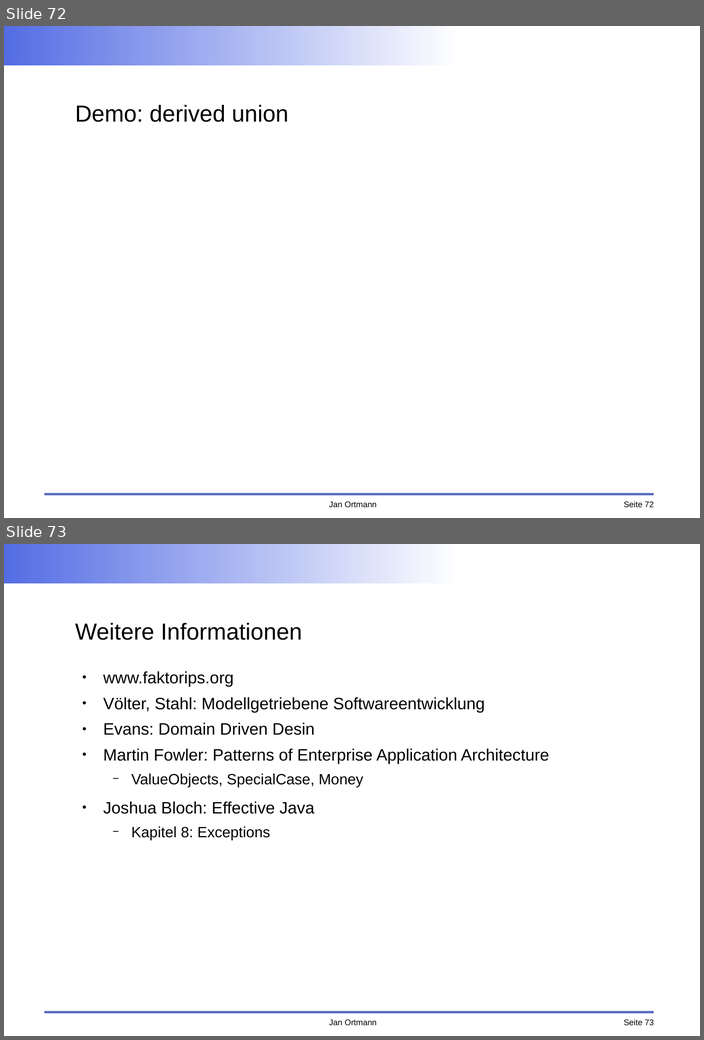
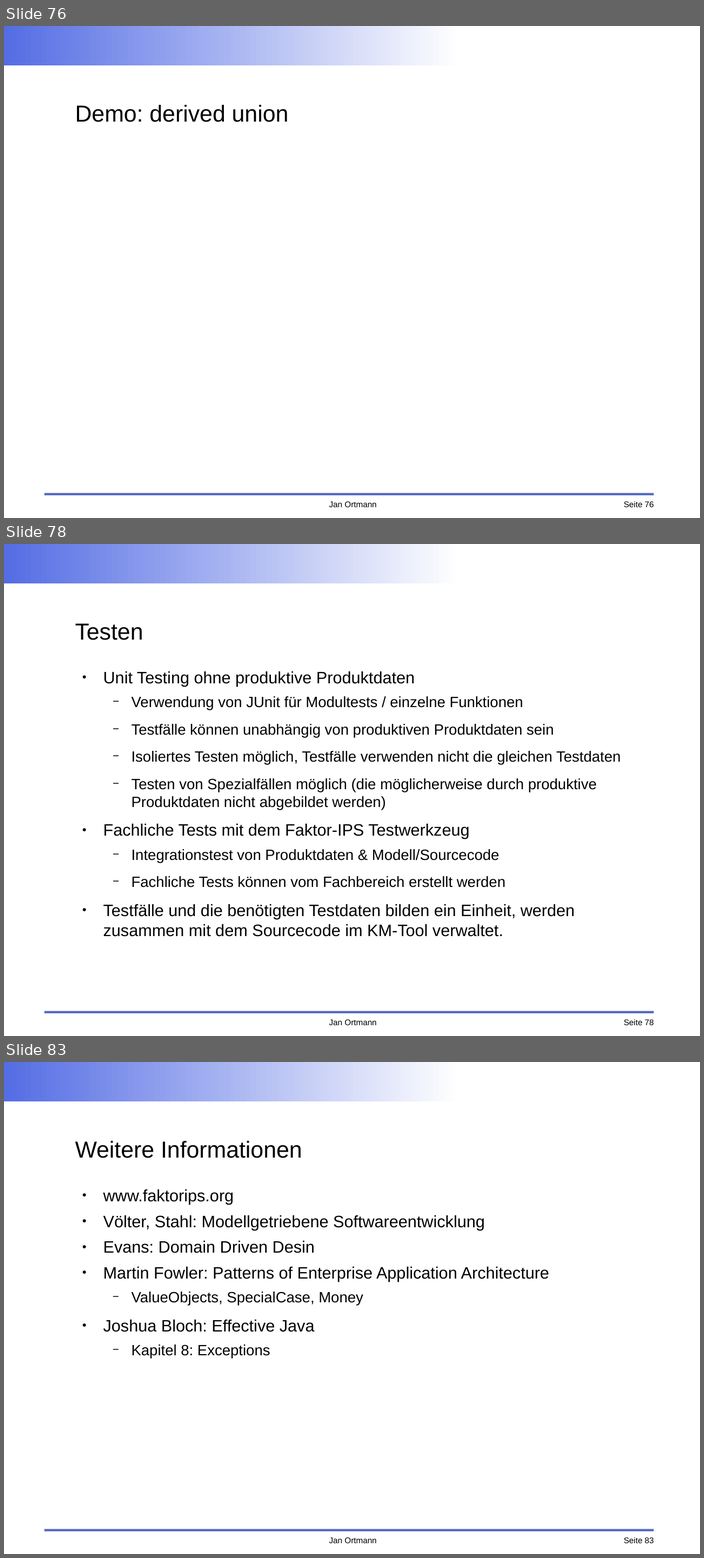
Before and after one commit to faktorips/faktorips.base, a slide deck: org.faktorips.doc/schulung/anwendungsentwicklung/FaktorIPS-Schulung.odp. Shown one above the other, each under a label of ours: slides 72 and 73 before the commit, slides 76, 78 and 83 after it; the slides between them are not shown. The pictures are 704x1040 and 704x1558 pixels, drawn with LibreOffice and Linux fonts; fonts in the diff are those of the drawing; background and template pictures are left out. Boxes give left, top, right and bottom in pixels: in the first picture for what was removed or moved away, otherwise in the second. Text is boxed around its words. In the diff, an @@ line names an element or a change of style, - is before the commit and + after.

```diff
--- a/org.faktorips.doc/schulung/anwendungsentwicklung/FaktorIPS-Schulung.odp
+++ b/org.faktorips.doc/schulung/anwendungsentwicklung/FaktorIPS-Schulung.odp
@@ slide 78 added at (4,544,700,1036), background #FFFFFF; not listed: 4 template elements that a slide beside it also shows @@
@@ title added at (75,623,143,640), 28 pt, text #000000 @@
+Testen
@@ text added at (103,671,620,937), 18 pt, text #000000 @@
+● Unit Testing ohne produktive Produktdaten
+  − Verwendung von JUnit für Modultests / einzelne Funktionen
+  − Testfälle können unabhängig von produktiven Produktdaten sein
+  − Isoliertes Testen möglich, Testfälle verwenden nicht die gleichen Testdaten
+  − Testen von Spezialfällen möglich (die möglicherweise durch produktive Produktdaten nicht abgebildet werden)
+● Fachliche Tests mit dem Faktor-IPS Testwerkzeug
+  − Integrationstest von Produktdaten & Modell/Sourcecode
+  − Fachliche Tests können vom Fachbereich erstellt werden
+● Testfälle und die benötigten Testdaten bilden ein Einheit, werden zusammen mit dem Sourcecode im KM-Tool verwaltet.
@@ what was slide 72 is now slide 76 @@
@@ page number at (623,501,654,507): text changed @@
-Seite 72
+Seite 76
@@ what was slide 73 is now slide 83 @@
@@ page number at (623,1537,654,1543): text changed @@
-Seite 73
+Seite 83
```
Also in this commit, not shown: 14 slides changed, 10 other slides added, 1 slide removed, 11 other files.
